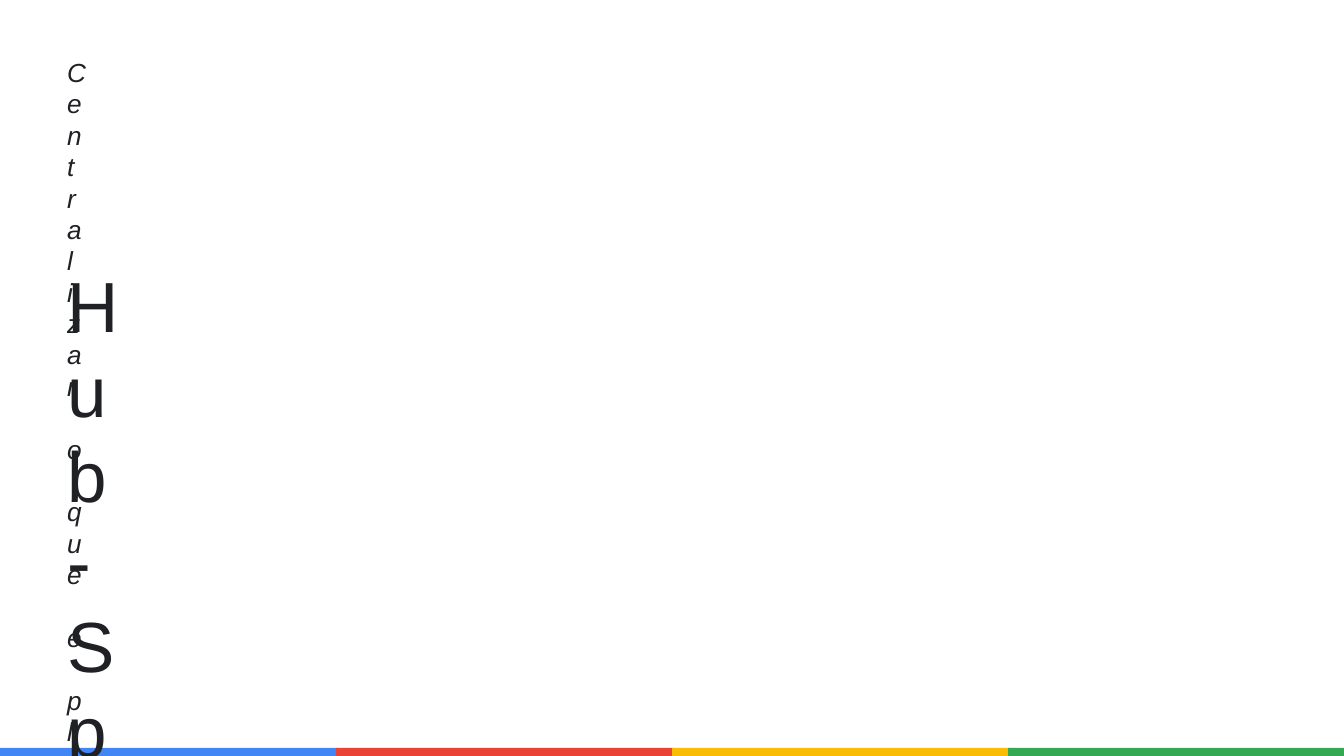
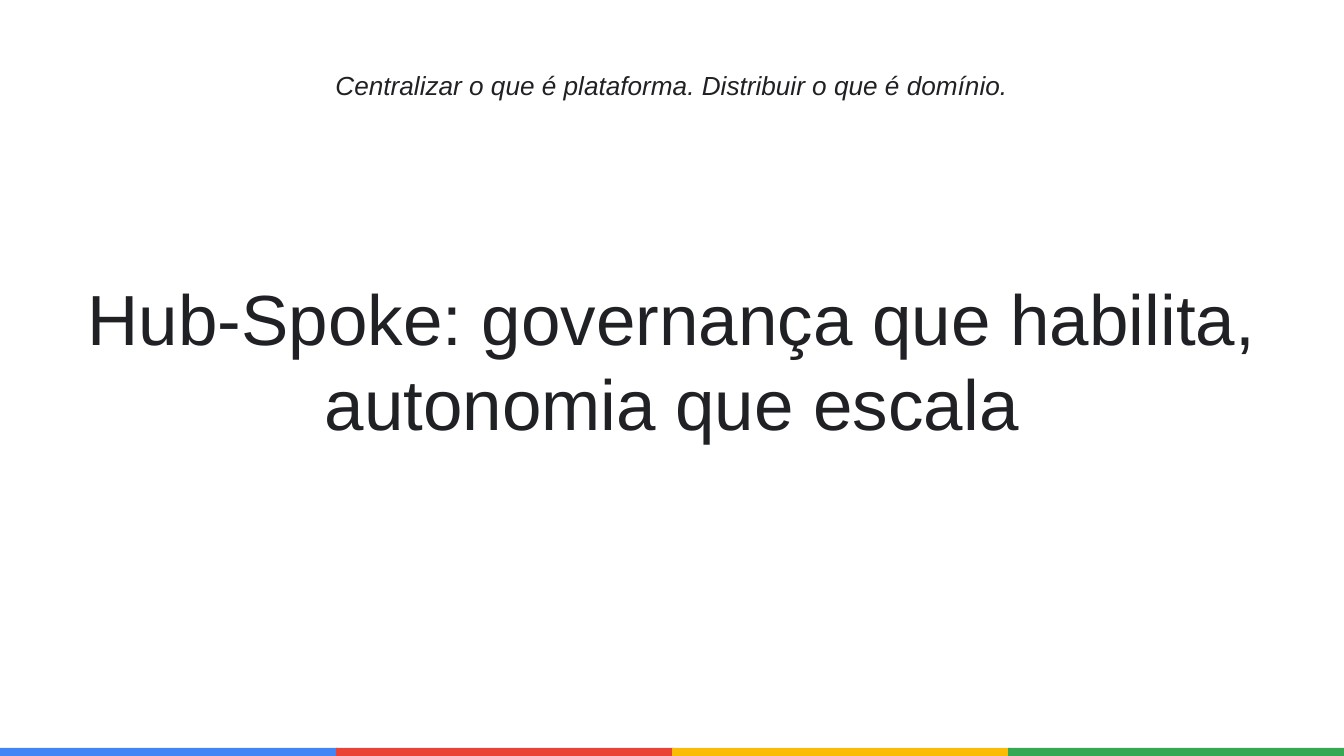
Before and after one commit to brunnoorpinelli/hubspoke, a slide deck: slide 17 of hubspoke-apresentacao.pptx. Drawn at 1344x756 pixels with LibreOffice and Linux fonts; fonts in the diff are those of the drawing. Boxes give left, top, right and bottom in pixels: in the first picture for what was removed or moved away, otherwise in the second. Text is boxed around its words. In the diff, an @@ line names an element or a change of style, - is before the commit and + after.

```diff
--- a/hubspoke-apresentacao.pptx
+++ b/hubspoke-apresentacao.pptx
@@ text "Centralizar o que é plataforma. ..." rewrapped from <box>67,445,82,653</box> to <box>335,75,1007,101</box> @@
@@ text "Hub-Spoke: governança que habilita, autonomia ..." rewrapped from <box>67,267,67,267</box> to <box>88,293,1254,443</box> @@
```
Also in this commit, not shown: 16 other slides changed.
